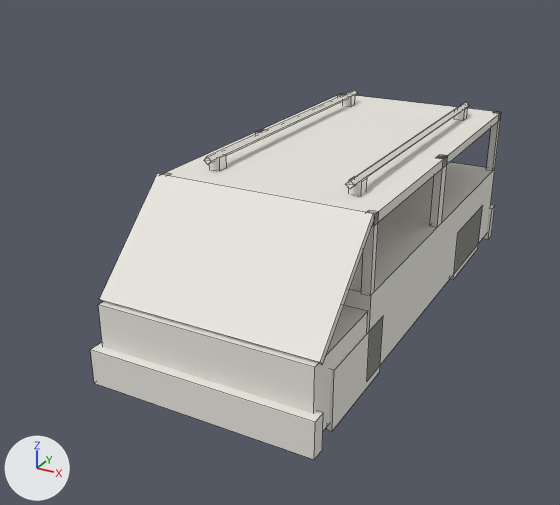
The FBX model SampleProject/assets/models/camp/van_body.fbx, before and after one commit.
Camera for both pictures: a 50 mm camera at (2.77, -6.01, 3.7) aimed at (-0.29, -0.45, 0.92). Arrows for +X, +Y and +Z are at lower left; the lights stay in place. The older version comes first. Mesh edges are drawn as thin lines. Where no turn or scale is listed for an object, it has been applied to the vertices. Vertices at exactly the same position are counted once.

The older version as bpy lines, for what is in view:
```python
mat_vanbodysurface = principled_material('VanBodySurface')
mat_vanbodysurface.base_color = (0.82, 0.8, 0.74)  # white #eae7df
mat_vanbodysurface.roughness = 0.717
me_vanbody = bpy.data.meshes.new('VanBody')
me_vanbody.from_pydata(...)  # 170 vertices, 136 faces; spans x -0.95..0.95, y -2.23..2.23, z 0.36..1.92
me_vanbody.materials.append(mat_vanbodysurface)  # white #eae7df
ob_vanbody = bpy.data.objects.new('VanBody', me_vanbody)
ob_vanbody.location = (0.0, 0.0, 0.0)
```
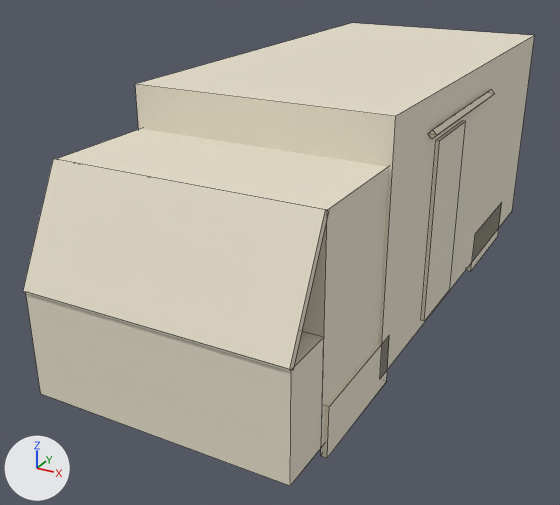
What differs and where, as boxes [x1, y1, x2, y2] in the pictures (560 x 505 px; the box of a moved part takes in the faces that stretch with it):
'VanBody', recoloured, reshaped (25% wider, 25% taller)
    before: [90, 90, 501, 460]
    after: [23, 23, 535, 486]
part 1 of me_vanbody, added (pale yellow)
    after: [135, 23, 535, 378]
part 2 of me_vanbody, added (pale yellow)
    after: [321, 337, 389, 458]
part 3 of me_vanbody, added
    after: [466, 206, 501, 271]
part 4 of me_vanbody, added (pale yellow)
    after: [422, 121, 466, 321]
part 5 of me_vanbody, moved or reshaped
    before: [346, 102, 469, 189]
    after: [428, 90, 495, 139]
part 6 of me_vanbody, rebuilt (31% wider, 87% taller)
    before: [99, 174, 375, 365]
    after: [26, 128, 388, 486]
part 7 of me_vanbody, deleted
    before: [90, 90, 501, 460]
part 8 of me_vanbody, added (pale yellow)
    after: [23, 158, 329, 370]

Patch to the scene script:
```diff
--- a/SampleProject/assets/models/camp/van_body.fbx.py
+++ b/SampleProject/assets/models/camp/van_body.fbx.py
@@ mat_vanbodysurface @@
 mat_vanbodysurface = principled_material('VanBodySurface')
-mat_vanbodysurface.base_color = (0.82, 0.8, 0.74)  # white #eae7df
+mat_vanbodysurface.base_color = (0.8, 0.74, 0.6)  # pale yellow #e7dfcb
 mat_vanbodysurface.roughness = 0.717
@@ me_vanbody @@
 # used by ob_vanbody; location = (0.0, 0.0, 0.0)
 # verts and faces of me_vanbody; kept vertices keep their numbers, new ones are numbered from 170
-me_vanbody.from_pydata(...)  # 170 vertices, 136 faces; spans x -0.95..0.95, y -2.23..2.23, z 0.36..1.92
+me_vanbody.from_pydata(...)  # 78 vertices, 62 faces; spans x -1.05..1.12, y -2.72..2.7, z 0.42..2.5
+# me_vanbody part 1: a new loose piece, a box spanning x -1.05..1.05, y -1.35..2.7, z 0.52..2.5, in mat_vanbodysurface (pale yellow #e7dfcb)
+# me_vanbody part 2: a new loose piece, a box spanning x 1.0..1.05, y -2.24..-1.2, z 0.42..0.82, in mat_vanbodysurface (pale yellow #e7dfcb)
+# me_vanbody part 3: a new loose piece, a box spanning x 1.0..1.05, y 1.06..2.1, z 0.42..0.82, in mat_vanbodysurface (pale yellow #e7dfcb)
+# me_vanbody part 4: a new loose piece, a box spanning x 1.045..1.075, y -0.44..0.24, z 0.58..2.12, in mat_vanbodysurface (pale yellow #e7dfcb)
+# me_vanbody part 5: the loose piece of 8 vertices spanning x 0.58..0.65, y -1.05..1.85, z 1.84..1.92 is scaled about its middle by (1, 0.552, 1), then moved by (0.46, -0.25, 0.34)
+# me_vanbody part 6: the loose piece of 8 vertices spanning x -0.92..0.92, y -2.11..-1.28, z 1.0..1.8 is rebuilt with 14 vertices and now spans x -1.02..1.02, y -2.7..-1.29, z 0.52..2.16
+# me_vanbody part 7: 15 loose pieces with 154 vertices, spanning x -0.95..0.95, y -2.23..2.23, z 0.36..1.92, are deleted
+# me_vanbody part 8
+verts[170] = (-1.02, -2.3, 2.17)  # pixel (53, 158)
+verts[171] = (-1.02, -2.72, 1.35)  # pixel (22, 291)
+verts[172] = (-1.02, -2.26, 2.15)  # pixel (58, 159)
+verts[173] = (-1.02, -2.68, 1.33)
+for new, old in zip([*range(174, 178)], [*range(170, 174)]): verts[new] = verts[old] + (2.04, 0.0, 0.0)
+faces += [(170, 171, 175, 174), (172, 176, 177, 173), (170, 174, 176, 172), (174, 175, 177, 176), (171, 173, 177, 175), (170, 172, 173, 171)]
+# other edits to the shape of me_vanbody do not show in these pictures
 me_vanbody.materials.append(mat_vanbodysurface)
```
